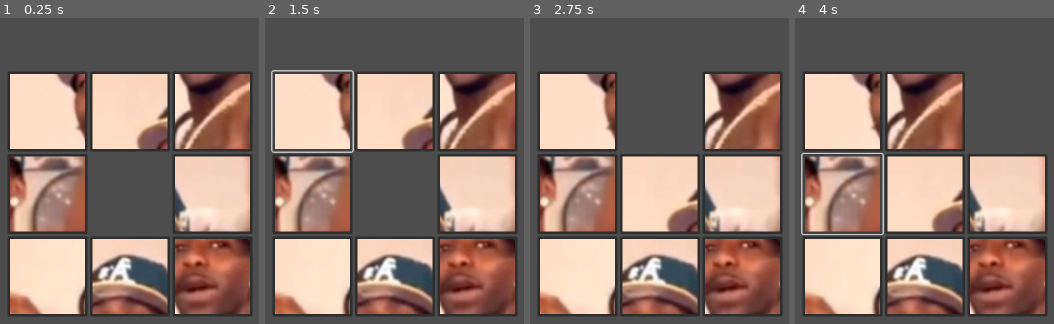
Above: before the commit, frames 1-4 (left to right).
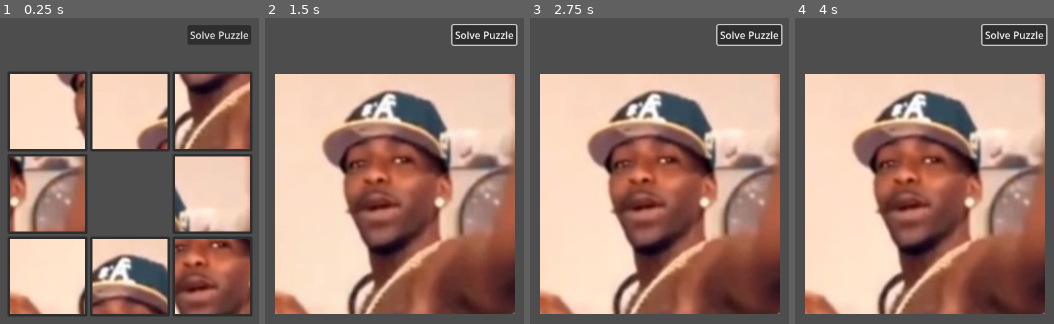
Above: after the commit, the same moments.

Repository: JoshuaSaayo/scrap-androids
Game: Godot game, scene res://main_scenes/puzzle.tscn
The game is run twice, just before and just after one commit, with the same random seed, the same clock (stepped at 60 frames per second) and the same inputs.
Inputs (mouse positions are in pixels of both pictures, inside the frame that each line leads up to):
- Up to frame 1 (0.25 s): no input
- Up to frame 2 (1.5 s): click (485, 36) at 0.5 s, where only the run after the commit has a clickable "Solve Puzzle"; click (311, 112) at 1.27 s
- Up to frame 3 (2.75 s): click (659, 112) at 2.02 s
- Up to frame 4 (4 s): click (1007, 112) at 2.77 s; click (841, 195) at 3.52 s

The runs differ from the first frame. In frame 1, 1.4% of the frame differs, in the area x 72-97%, y 2-9%; in frame 2, 57%; in frame 3, 58%; in frame 4, 59%, in the area x 2-98%, y 1-98%.

Commit message:
prototype update

Diff:
--- a/game/main_scenes/puzzle.gd
+++ b/game/main_scenes/puzzle.gd
@@ -6,7 +6,9 @@
 const TILE_PATH := "res://assets/puzzle_assets/puzzle_tiles_1/tile_%d.jpg"
 const SHUFFLE_MOVES := 100
 
+@onready var full_image: TextureRect = $FullImage
 @onready var grid: GridContainer = $Grid
+
 var tiles: Array = []        # tile nodes by tile_id (0..7)
 var puzzle_state: Array = [] # length 9, contains tile_id or -1
 
@@ -117,6 +119,29 @@
 			return false
 	return puzzle_state[GRID_SIZE * GRID_SIZE - 1] == EMPTY_TILE
 
+func _reveal_full_image():
+	full_image.visible = true
+	full_image.modulate = Color(1, 1, 1, 0)
+	grid.modulate = Color(1, 1, 1, 1) # reset grid alpha
+
+	var tween := create_tween()
+	tween.parallel().tween_property(full_image, "modulate:a", 1.0, 1.0).set_trans(Tween.TRANS_SINE).set_ease(Tween.EASE_IN_OUT)
+	tween.parallel().tween_property(grid, "modulate:a", 0.0, 1.0).set_trans(Tween.TRANS_SINE).set_ease(Tween.EASE_IN_OUT)
+	tween.tween_callback(Callable(self, "_play_full_image_animation"))
+
 func _on_puzzle_solved():
-	# replace with your UI or popup when solved
 	print("Puzzle Complete!")
+	_reveal_full_image()
+
+
+func _on_solve_button_pressed() -> void:
+	print("Solving puzzle instantly for testing...")
+	puzzle_state.clear()
+
+	# Fill puzzle_state in correct order
+	for i in range(GRID_SIZE * GRID_SIZE - 1):
+		puzzle_state.append(i)
+	puzzle_state.append(EMPTY_TILE)  # last slot empty
+
+	_update_grid()
+	_on_puzzle_solved()  # directly trigger reveal
--- a/game/main_scenes/puzzle.tscn
+++ b/game/main_scenes/puzzle.tscn
@@ -1,6 +1,7 @@
-[gd_scene load_steps=2 format=3 uid="uid://cv3lq5t4igbwx"]
+[gd_scene load_steps=3 format=3 uid="uid://cv3lq5t4igbwx"]
 
 [ext_resource type="Script" uid="uid://dyq64lmdoyqy1" path="res://main_scenes/puzzle.gd" id="1_751xq"]
+[ext_resource type="Texture2D" uid="uid://dx5i5k1c7r3a8" path="res://assets/puzzle_assets/puzzle_tiles_1/full_image.jpg" id="2_kcof2"]
 
 [node name="Puzzle" type="Control"]
 layout_mode = 3
@@ -25,3 +26,29 @@
 grow_horizontal = 2
 grow_vertical = 2
 columns = 3
+
+[node name="FullImage" type="TextureRect" parent="."]
+visible = false
+layout_mode = 1
+anchors_preset = 8
+anchor_left = 0.5
+anchor_top = 0.5
+anchor_right = 0.5
+anchor_bottom = 0.5
+offset_left = -192.0
+offset_top = -192.0
+offset_right = 192.0
+offset_bottom = 192.0
+grow_horizontal = 2
+grow_vertical = 2
+texture = ExtResource("2_kcof2")
+
+[node name="SolveButton" type="Button" parent="."]
+layout_mode = 0
+offset_left = 732.0
+offset_top = 90.0
+offset_right = 834.0
+offset_bottom = 121.0
+text = "Solve Puzzle"
+
+[connection signal="pressed" from="SolveButton" to="." method="_on_solve_button_pressed"]
Renamed: game/assets/puzzle_assets/puzzle_tiles_1/puzzle1.jpg -> game/assets/puzzle_assets/puzzle_tiles_1/full_image.jpg
Not shown, changed: game/assets/puzzle_assets/puzzle_tiles_1/full_image.jpg.import
